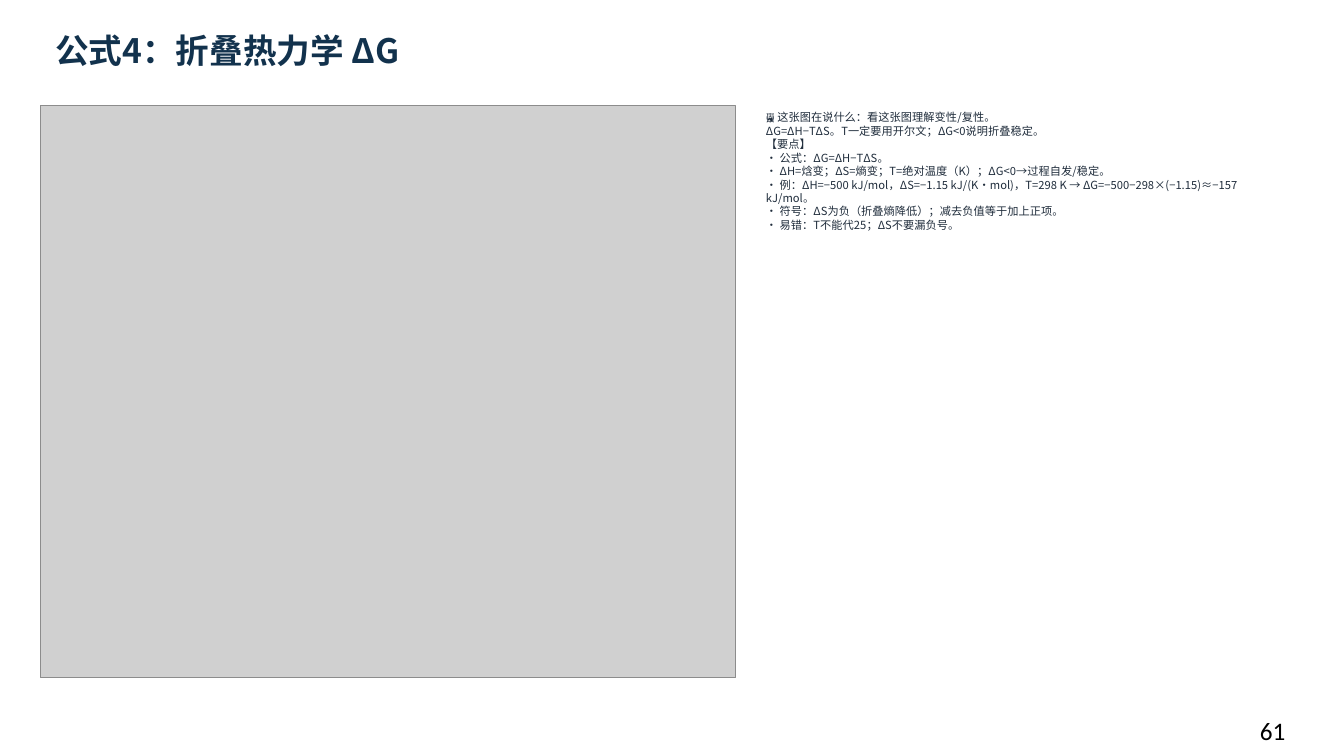
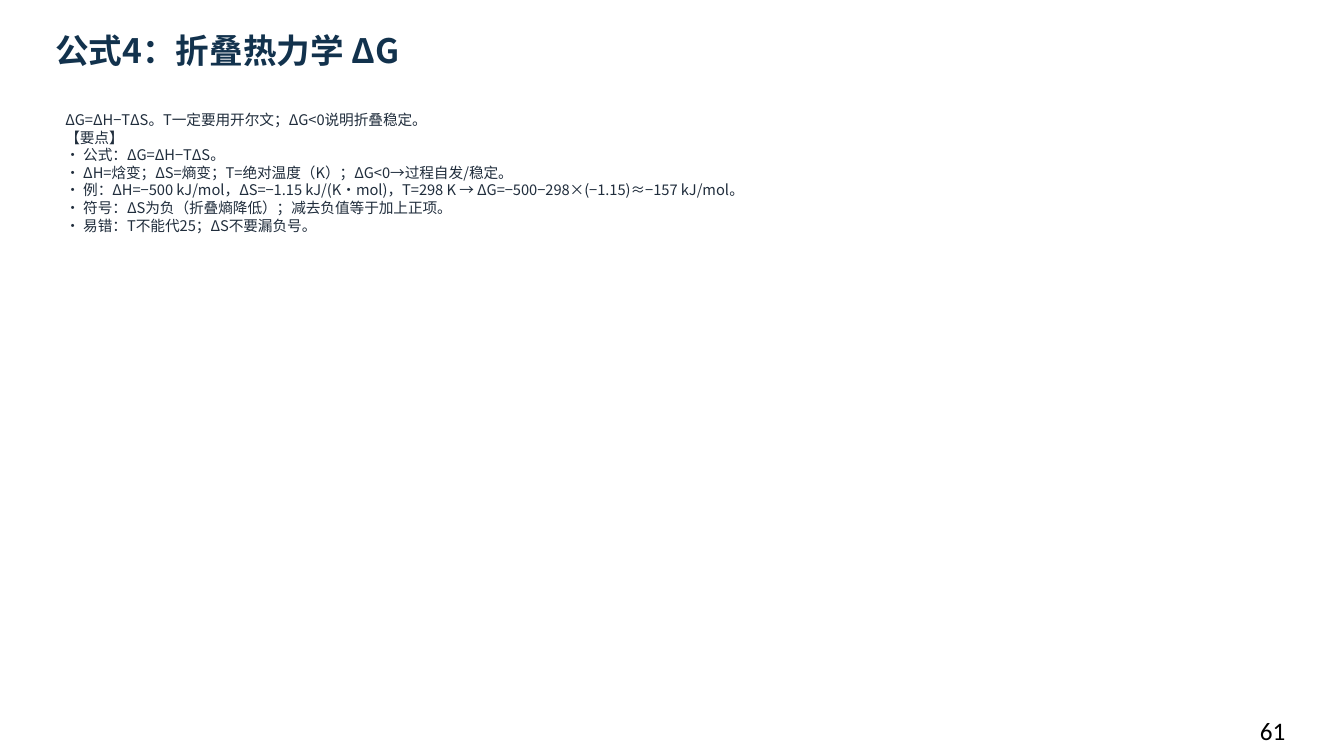
Before and after one commit to newkan-li/Biochemistry, a slide deck: slide 61 of downloads/bc03-ai-style.pptx. Drawn at 1344x756 pixels with LibreOffice and Linux fonts; fonts in the diff are those of the drawing; grey boxes stand for pictures. Boxes give left, top, right and bottom in pixels: in the first picture for what was removed or moved away, otherwise in the second. Text is boxed around its words. In the diff, an @@ line names an element or a change of style, - is before the commit and + after.

```diff
--- a/downloads/bc03-ai-style.pptx
+++ b/downloads/bc03-ai-style.pptx
@@ picture removed at (x1=40, y1=106, x2=736, y2=679) @@
@@ text at (x1=65, y1=112, x2=744, y2=233): text changed; size 8 to 10.5 pt @@
-🖼 这张图在说什么：看这张图理解变性/复性。
-ΔG=ΔH−TΔS。T一定要用开尔文；ΔG<0说明折叠稳定。
-【要点】
-• 公式：ΔG=ΔH−TΔS。
-• ΔH=焓变；ΔS=熵变；T=绝对温度（K）；ΔG<0→过程自发/稳定。
-• 例：ΔH=−500 kJ/mol，ΔS=−1.15 kJ/(K·mol)，T=298 K → ΔG=−500−298×(−1.15)≈−157 kJ/mol。
-• 符号：ΔS为负（折叠熵降低）；减去负值等于加上正项。
-• 易错：T不能代25；ΔS不要漏负号。
+ΔG=ΔH−TΔS。T一定要用开尔文；ΔG<0说明折叠稳定。
+【要点】
+• 公式：ΔG=ΔH−TΔS。
+• ΔH=焓变；ΔS=熵变；T=绝对温度（K）；ΔG<0→过程自发/稳定。
+• 例：ΔH=−500 kJ/mol，ΔS=−1.15 kJ/(K·mol)，T=298 K → ΔG=−500−298×(−1.15)≈−157 kJ/mol。
+• 符号：ΔS为负（折叠熵降低）；减去负值等于加上正项。
+• 易错：T不能代25；ΔS不要漏负号。
```
Also in this commit, not shown: 15 other slides changed, 21 other files.
